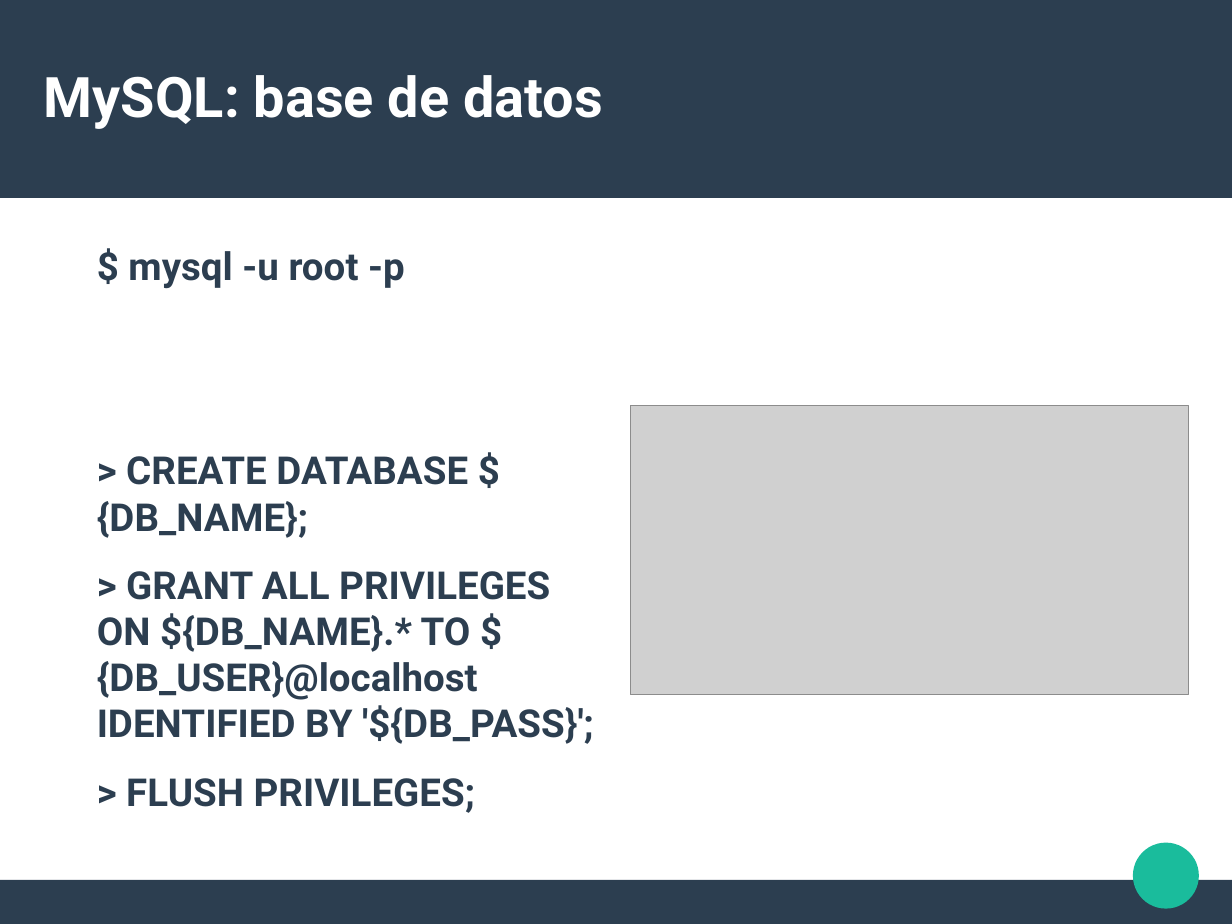
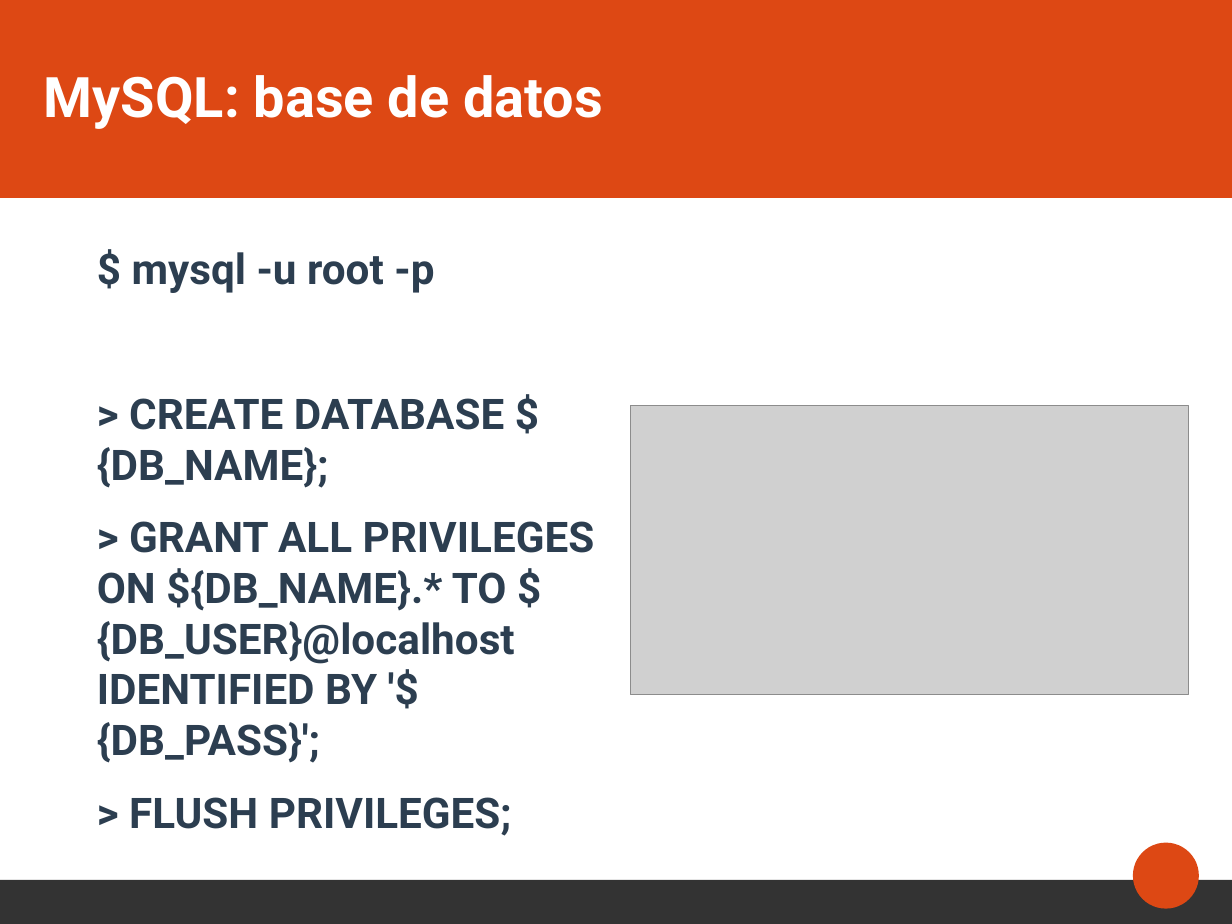
Before and after one commit to alabs/carchi_deploy, a slide deck: slide 15 of 9.Presentacion/presentacion.odp (slide 14 before the commit). Drawn at 1232x924 pixels with LibreOffice and Linux fonts; fonts in the diff are those of the drawing; grey boxes stand for pictures. Boxes give left, top, right and bottom in pixels: in the first picture for what was removed or moved away, otherwise in the second. Text is boxed around its words. In the diff, an @@ line names an element or a change of style, - is before the commit and + after.

```diff
--- a/9.Presentacion/presentacion.odp
+++ b/9.Presentacion/presentacion.odp
@@ rectangle at [0, 0, 1232, 198]: fill #2C3E50 to #DD4814 @@
@@ text "$ mysql -u root -p" at [97, 252, 595, 836]: size 24.8 to 27.2 pt @@
@@ ellipse at [1134, 843, 1200, 909]: fill #1ABC9C to #DD4814 @@
@@ rectangle at [0, 880, 1232, 923]: fill #2C3E50 to #333333 @@
```
Also in this commit, not shown: 33 other slides changed, 2 slides added, 2 slides removed, 10 other files.
